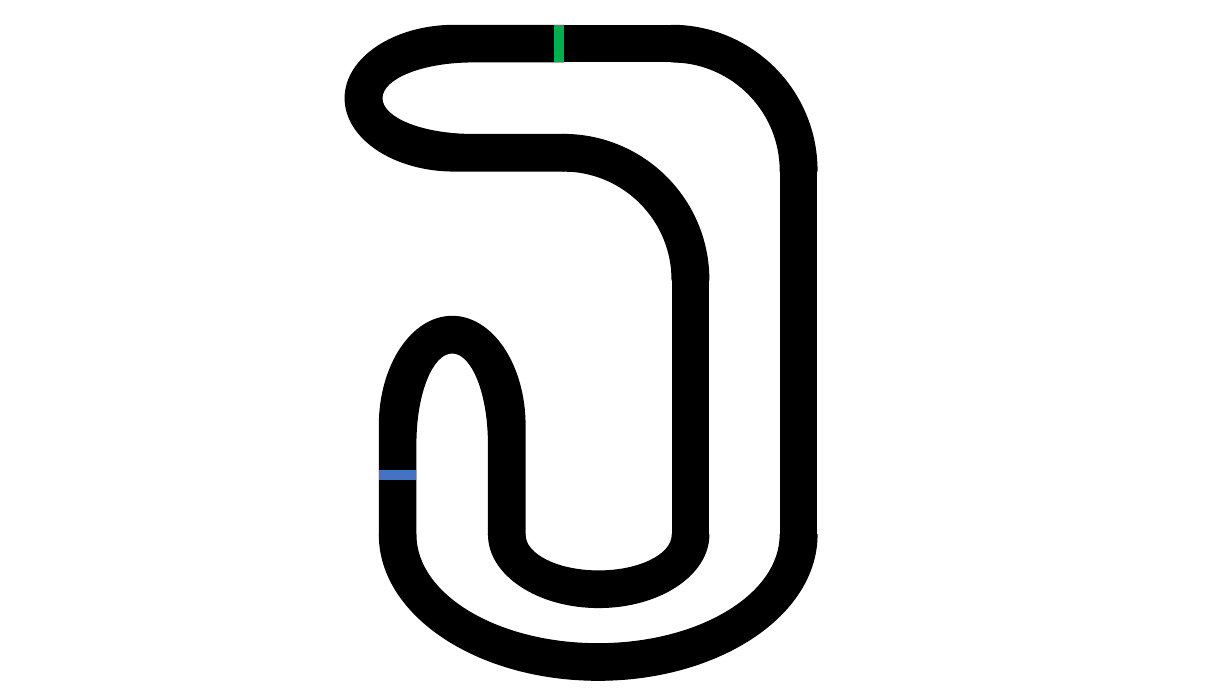
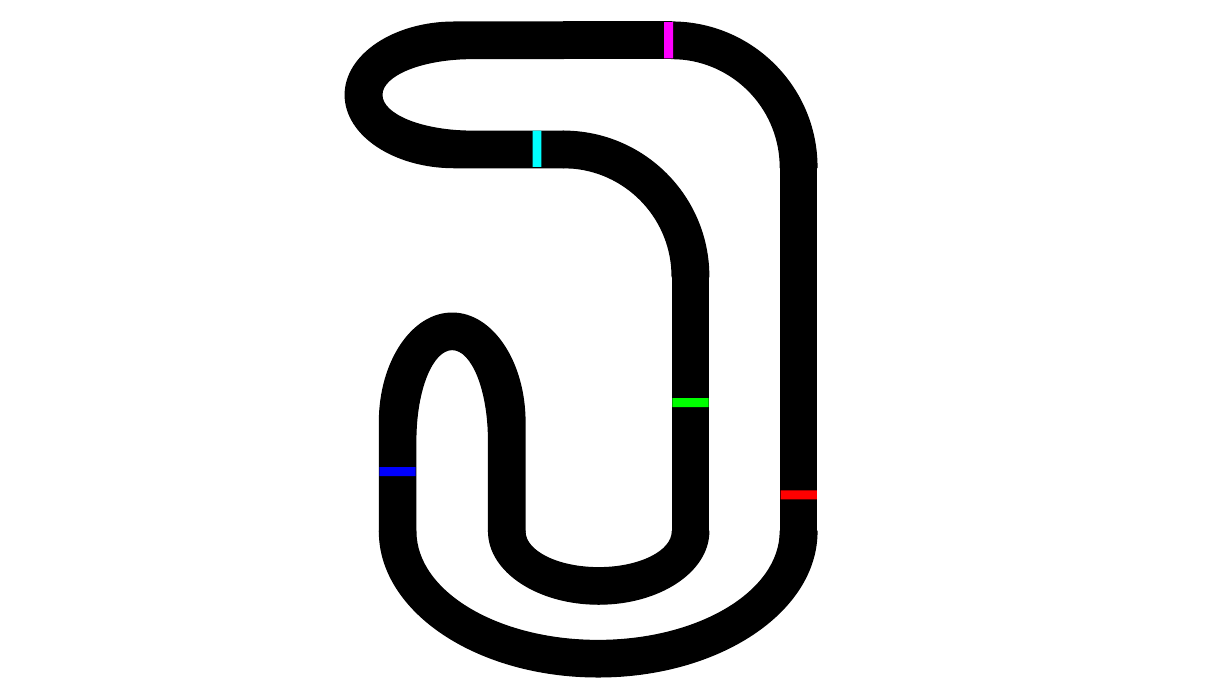
Before and after one commit to Buildasaurus/Genetic-Racing-Car, a slide deck: slide 7 of Racerbane og bil.pptx. Drawn at 1232x693 pixels with LibreOffice and Linux fonts; fonts in the diff are those of the drawing. Boxes give left, top, right and bottom in pixels: in the first picture for what was removed or moved away, otherwise in the second. Text is boxed around its words. In the diff, an @@ line names an element or a change of style, - is before the commit and + after.

Commit message:
opdateret bane

```diff
--- a/Racerbane og bil.pptx
+++ b/Racerbane og bil.pptx
@@ rectangle: place and size @@
-rectangle at [554,25,563,61]
+rectangle at [664,23,673,59]
@@ rectangle at [664,23,673,59]: fill #00B050 to #FF00FF; outline #00B050 1 pt to none @@
@@ rectangle added at [532,131,541,167], fill #00FFFF @@
@@ rectangle added at [673,398,709,408], fill #00FF00 @@
@@ rectangle at [380,468,416,477]: fill #4472C4 to #0000FF; outline #4472C4 1 pt to none @@
@@ rectangle added at [781,491,817,500], fill #FF0000 @@
@@ 6 freeform shapes, 2 rectangles: place and size @@
-6 freeform shapes, 2 rectangles at [346,26,817,680]
+6 freeform shapes, 2 rectangles at [346,22,817,677]
```
